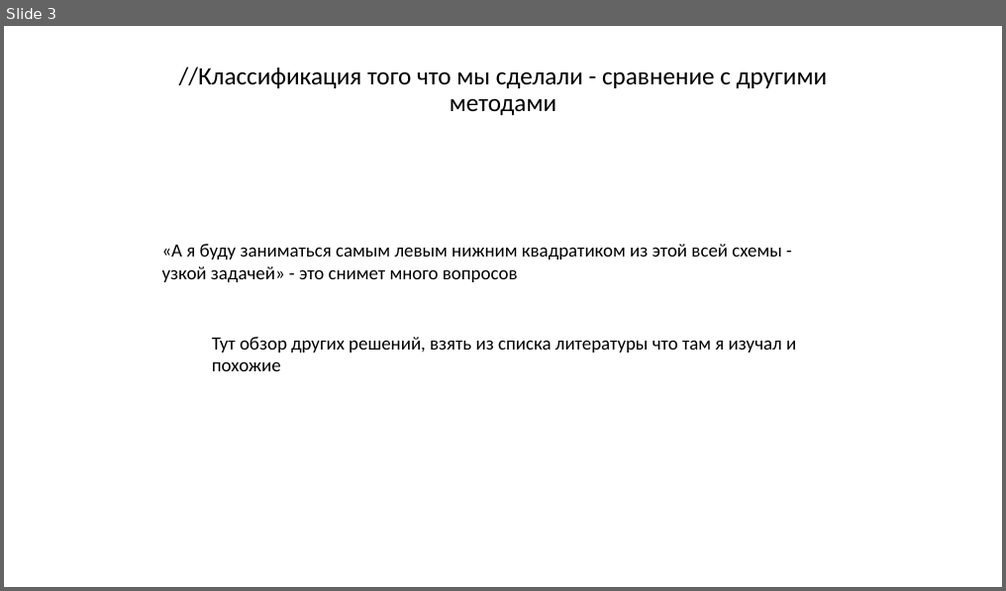
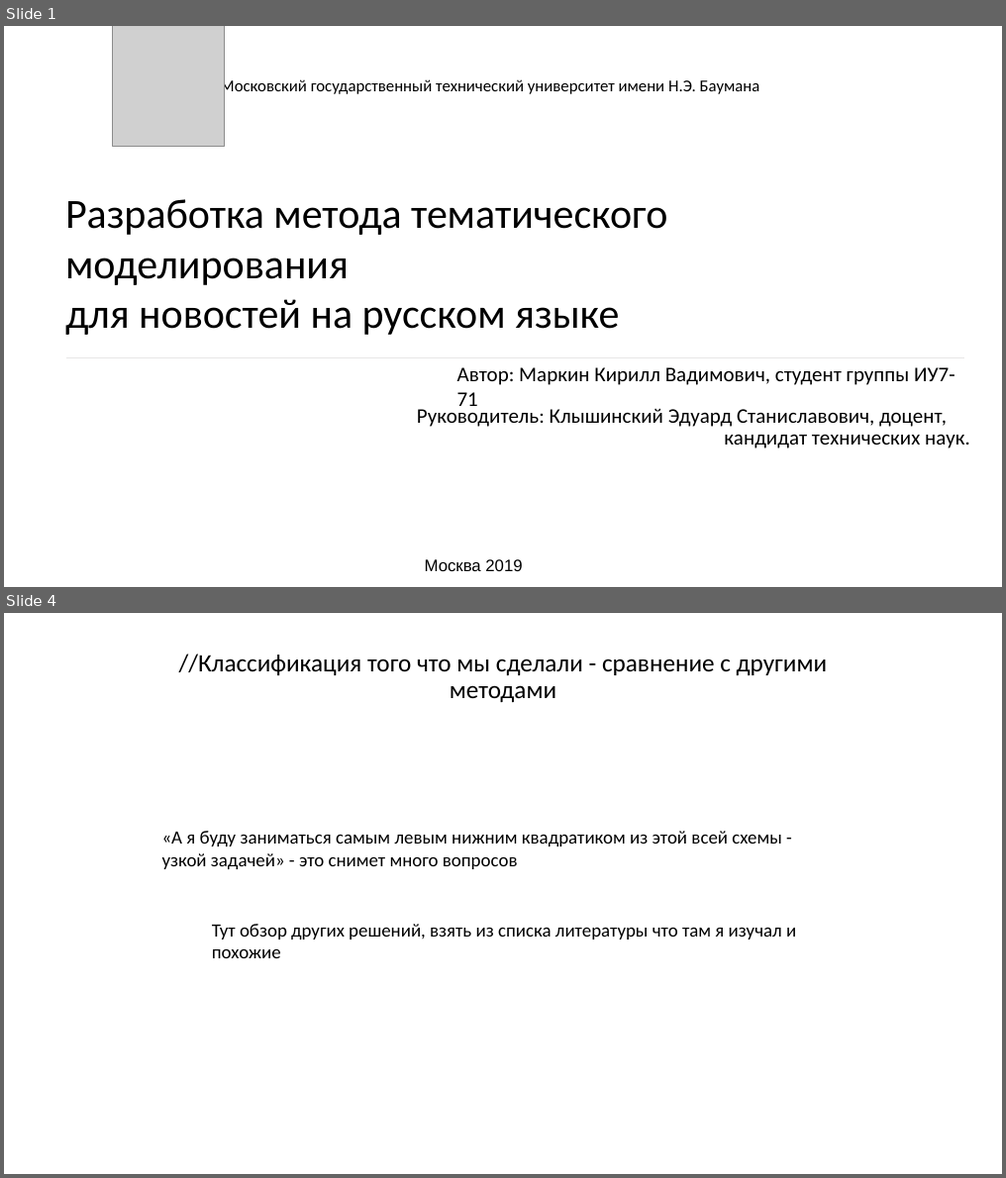
Before and after one commit to Kirmark/bachelor-qualification-work, a slide deck: presentation/presentation.pptx. Shown one above the other, each under a label of ours: slide 3 before the commit, slides 1 and 4 after it; the slides between them are not shown. The pictures are 1006x591 and 1006x1178 pixels, drawn with LibreOffice and Linux fonts; fonts in the diff are those of the drawing; grey boxes stand for pictures. Boxes give left, top, right and bottom in pixels: in the first picture for what was removed or moved away, otherwise in the second. Text is boxed around its words. In the diff, an @@ line names an element or a change of style, - is before the commit and + after.

```diff
--- a/presentation/presentation.pptx
+++ b/presentation/presentation.pptx
@@ slide 1 added at [4,26,1002,587], background #FFFFFF @@
@@ picture added at [112,26,225,146] @@
@@ text added at [220,77,760,95], 16 pt, text #000000 @@
+Московский государственный технический университет имени Н.Э. Баумана
@@ text added at [65,199,667,335], 40 pt, text #000000 @@
+Разработка метода тематического
+моделирования
+для новостей на русском языке
@@ line added from (66, 358) to (964, 358), #E7E6E6 0.5 pt @@
@@ text added at [457,368,955,406], 20 pt, text #000000 @@
+Автор: Маркин Кирилл Вадимович, студент группы ИУ7-71
@@ subtitle added at [417,405,970,449], 20 pt, text #000000 @@
+Руководитель: Клышинский Эдуард Станиславович, доцент, кандидат технических наук.
@@ text added at [425,560,522,571], 16 pt, text #000000 @@
+Москва 2019
@@ what was slide 3 is now slide 4 @@
```
Also in this commit, not shown: 1 slide changed, 1 other slide added, 1 slide removed, 1 other file.
